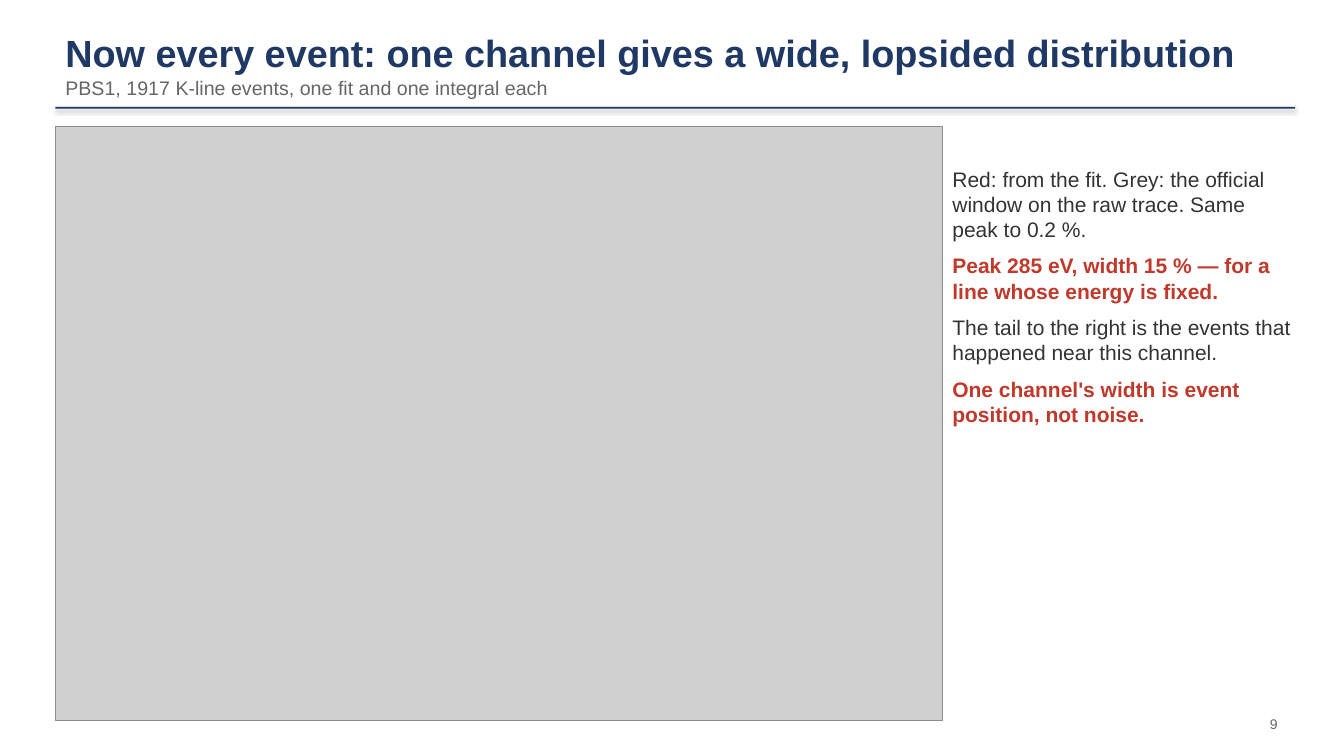
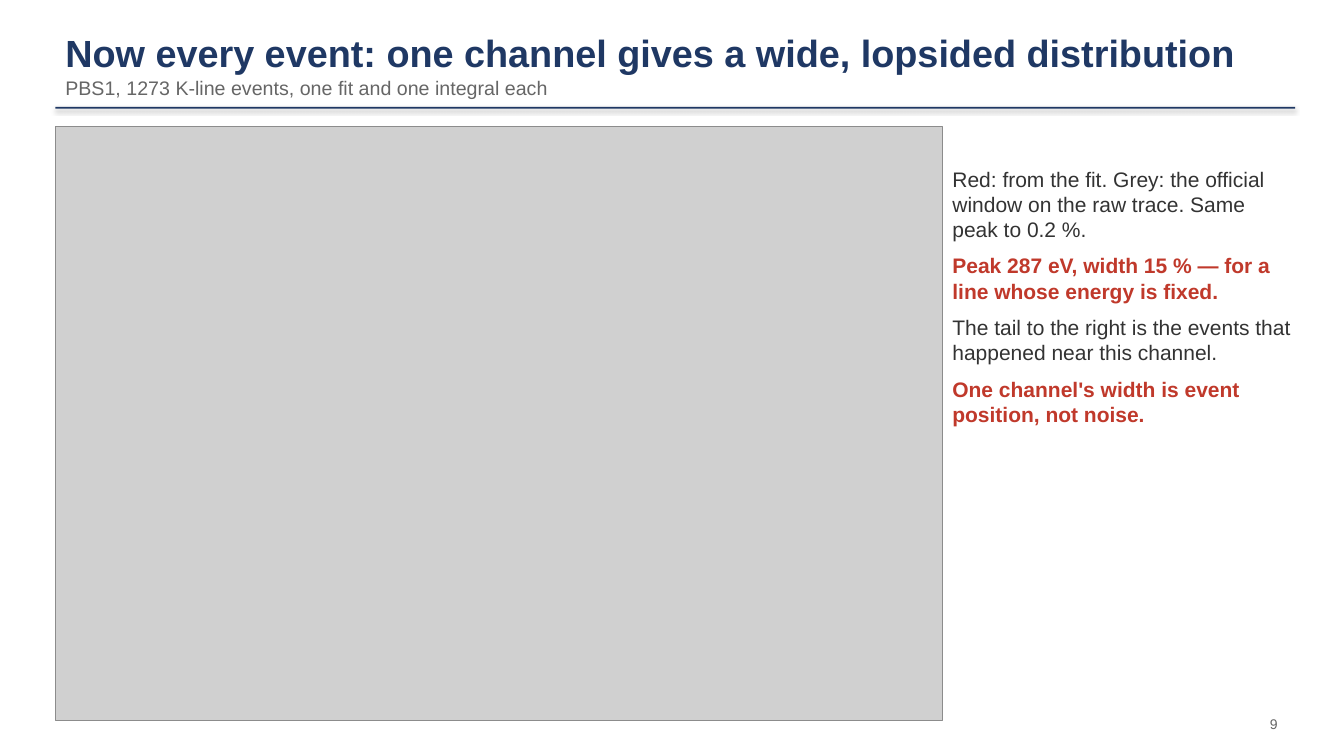
Before and after one commit to ZhihengLi0/urop, a slide deck: slide 9 of snolab_run4_phonon_pulse_analysis/collection_efficiency/presentation/SNOLAB_R4_collection_efficiency_20260910.pptx. Drawn at 1344x756 pixels with LibreOffice and Linux fonts; fonts in the diff are those of the drawing; grey boxes stand for pictures. Boxes give left, top, right and bottom in pixels: in the first picture for what was removed or moved away, otherwise in the second. Text is boxed around its words. In the diff, an @@ line names an element or a change of style, - is before the commit and + after.

```diff
--- a/snolab_run4_phonon_pulse_analysis/collection_efficiency/presentation/SNOLAB_R4_collection_efficiency_20260910.pptx
+++ b/snolab_run4_phonon_pulse_analysis/collection_efficiency/presentation/SNOLAB_R4_collection_efficiency_20260910.pptx
@@ text at box(65, 81, 548, 99): text changed @@
-PBS1, 1917 K-line events, one fit and one integral each
+PBS1, 1273 K-line events, one fit and one integral each
@@ text at box(952, 257, 1270, 303): text changed @@
-Peak 285 eV, width 15 % — for a line whose energy is fixed.
+Peak 287 eV, width 15 % — for a line whose energy is fixed.
```
Also in this commit, not shown: 6 other slides changed, 31 other files.
